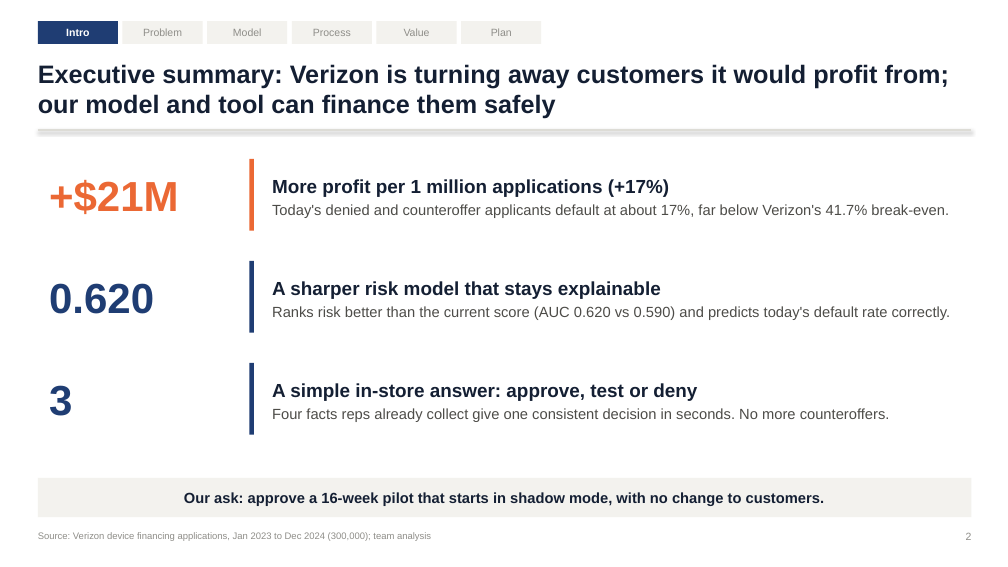
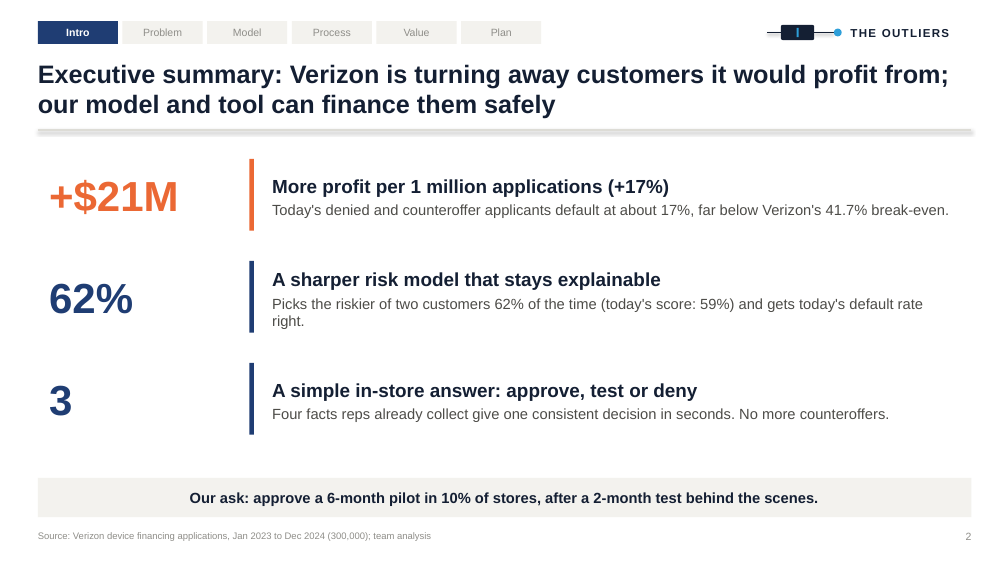
Before and after one commit to olerigha/Data-Learning, a slide deck: slide 2 of Leadership & Consulting in Data Science/Verizon EDA/Presentation/Verizon_Proposal_The_Outliers.pptx. Drawn at 1008x567 pixels with LibreOffice and Linux fonts; fonts in the diff are those of the drawing. Boxes give left, top, right and bottom in pixels: in the first picture for what was removed or moved away, otherwise in the second. Text is boxed around its words. In the diff, an @@ line names an element or a change of style, - is before the commit and + after.

```diff
--- a/Leadership & Consulting in Data Science/Verizon EDA/Presentation/Verizon_Proposal_The_Outliers.pptx
+++ b/Leadership & Consulting in Data Science/Verizon EDA/Presentation/Verizon_Proposal_The_Outliers.pptx
@@ rounded rectangle added at <box>781,25,814,40</box>, fill #141F33 @@
@@ rectangle added at <box>797,28,799,37</box>, fill #2E9FD9 @@
@@ ellipse added at <box>834,29,842,36</box>, fill #2E9FD9 @@
@@ text added at <box>850,29,949,37</box>, 11 pt, text #141F33, bold @@
+THE OUTLIERS
@@ line added from (768, 33) to (781, 33), #141F33 1.2 pt @@
@@ line added from (814, 33) to (834, 33), #141F33 1.2 pt @@
@@ text at <box>49,283,133,314</box>: text changed @@
-0.620
+62%
@@ text at <box>272,298,923,329</box>: text changed @@
-Ranks risk better than the current score (AUC 0.620 vs 0.590) and predicts today's default rate correctly.
+Picks the riskier of two customers 62% of the time (today's score: 59%) and gets today's default rate right.
@@ text in rectangle at <box>190,492,818,506</box>: text changed @@
-Our ask: approve a 16-week pilot that starts in shadow mode, with no change to customers.
+Our ask: approve a 6-month pilot in 10% of stores, after a 2-month test behind the scenes.
```
Also in this commit, not shown: 12 other slides changed, 5 slides added, 3 slides removed, 44 other files.
